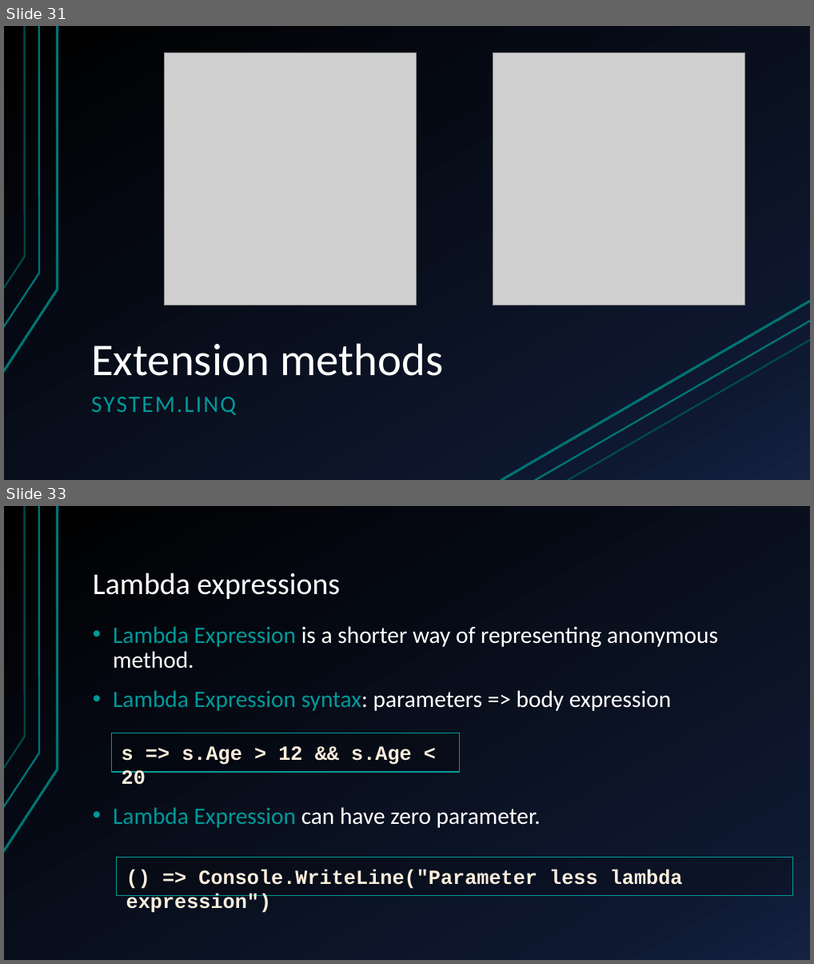
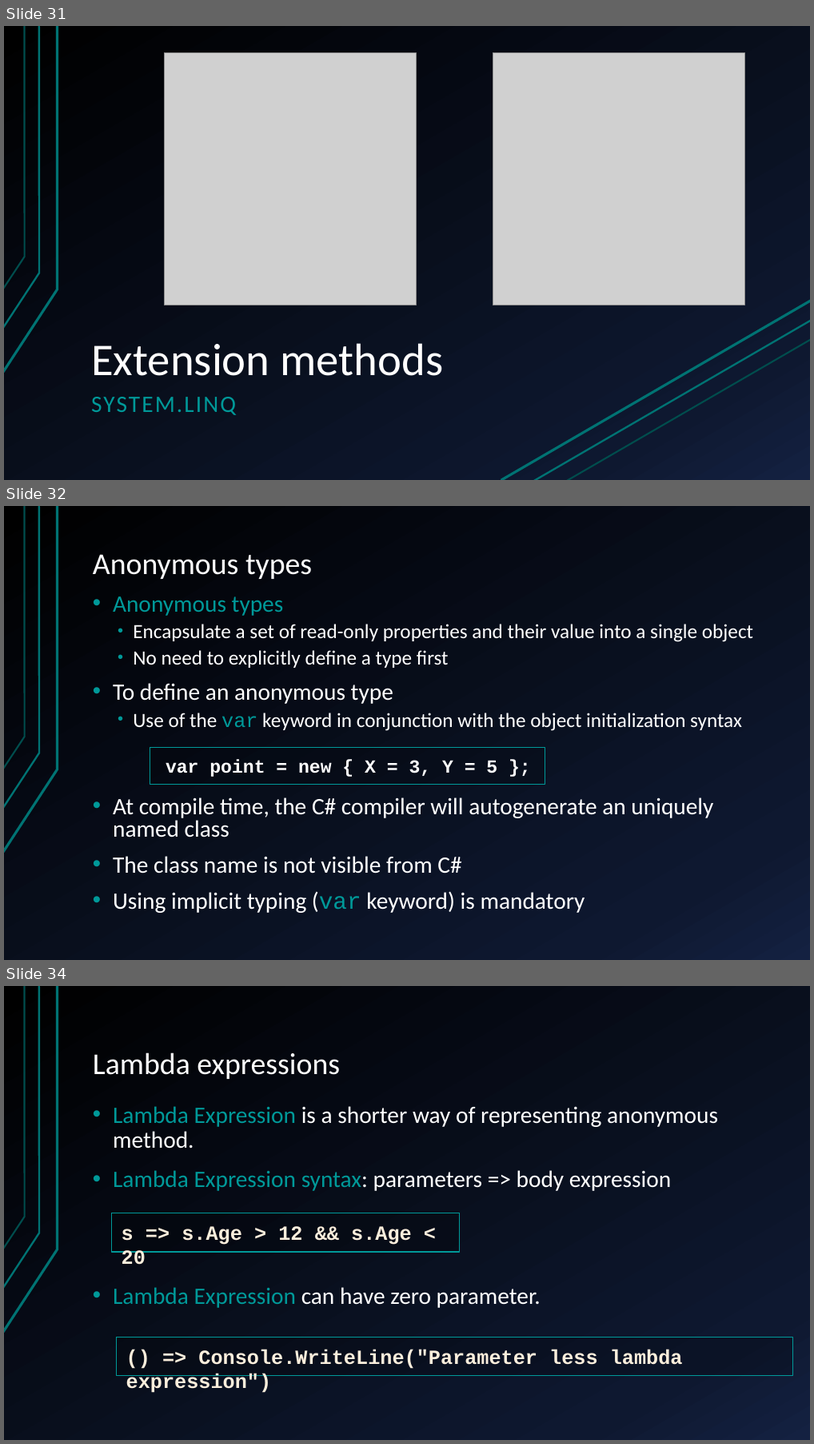
Before and after one commit to didox2/NbuProgrammingInDotNet, a slide deck: Presentations/5. Advanced C#/AdvancedTopics.pptx. Shown one above the other, each under a label of ours: slides 31 and 33 before the commit, slides 31, 32 and 34 after it; the slides between them are not shown. The pictures are 814x964 and 814x1444 pixels, drawn with LibreOffice and Linux fonts; fonts in the diff are those of the drawing; grey boxes stand for pictures. Boxes give left, top, right and bottom in pixels: in the first picture for what was removed or moved away, otherwise in the second. Text is boxed around its words. In the diff, an @@ line names an element or a change of style, - is before the commit and + after.

Commit message:
Presentations added

```diff
--- a/Presentations/5. Advanced C#/AdvancedTopics.pptx
+++ b/Presentations/5. Advanced C#/AdvancedTopics.pptx
@@ slide 32 added at [4,506,810,960], background gradient #000000 to #0F1931 to #142242; not listed: 3 template elements that a slide beside it also shows @@
@@ title added at [93,554,312,579], 36 pt, text #FFFFFF @@
+Anonymous types
@@ text added at [113,596,754,912], 28 pt, text #FFFFFF @@
+• Anonymous types
+  • Encapsulate a set of read-only properties and their value into a single object
+  • No need to explicitly define a type first
+• To define an anonymous type
+  • Use of the var keyword in conjunction with the object initialization syntax
+• At compile time, the C# compiler will autogenerate an uniquely named class
+• The class name is not visible from C#
+• Using implicit typing (var keyword) is mandatory
@@ rectangle added at [150,748,546,784], fill #000000 at 15% opacity, outline #009999 1 pt, 22 pt, text #FFFFFF, bold @@
+var point = new { X = 3, Y = 5 };
@@ what was slide 33 is now slide 34 @@
```
Also in this commit, not shown: 1 slide changed, 6 other slides added, 1 other file.
